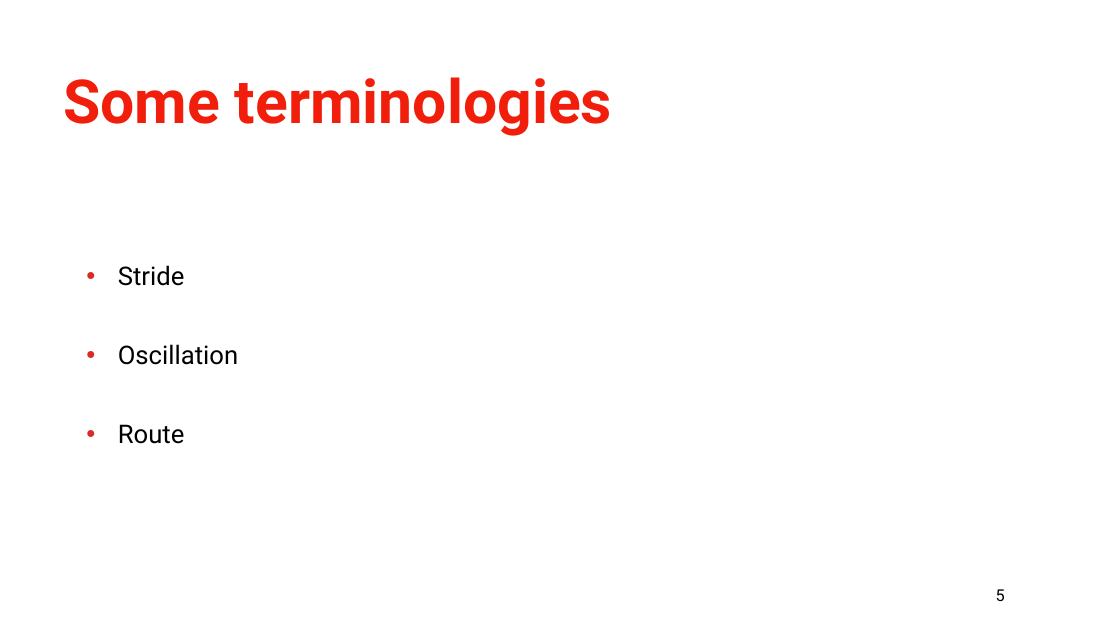
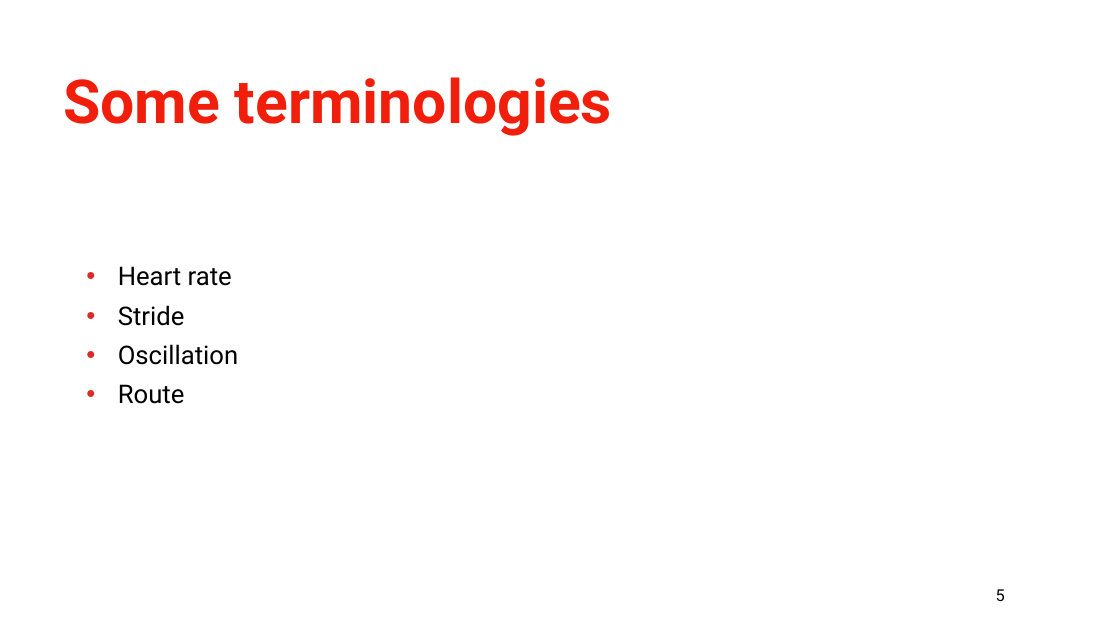
Before and after one commit to khanhnguyen18/running, a slide deck: slide 5 of Running.pptx. Drawn at 1120x630 pixels with LibreOffice and Linux fonts; fonts in the diff are those of the drawing; background and template pictures are left out. Boxes give left, top, right and bottom in pixels: in the first picture for what was removed or moved away, otherwise in the second. Text is boxed around its words. In the diff, an @@ line names an element or a change of style, - is before the commit and + after.

```diff
--- a/Running.pptx
+++ b/Running.pptx
@@ text at (118,266,232,286): paragraph added @@
+• Heart rate
```
Also in this commit, not shown: 3 other slides changed, 3 slides added, 2 slides removed, 1 other file.
